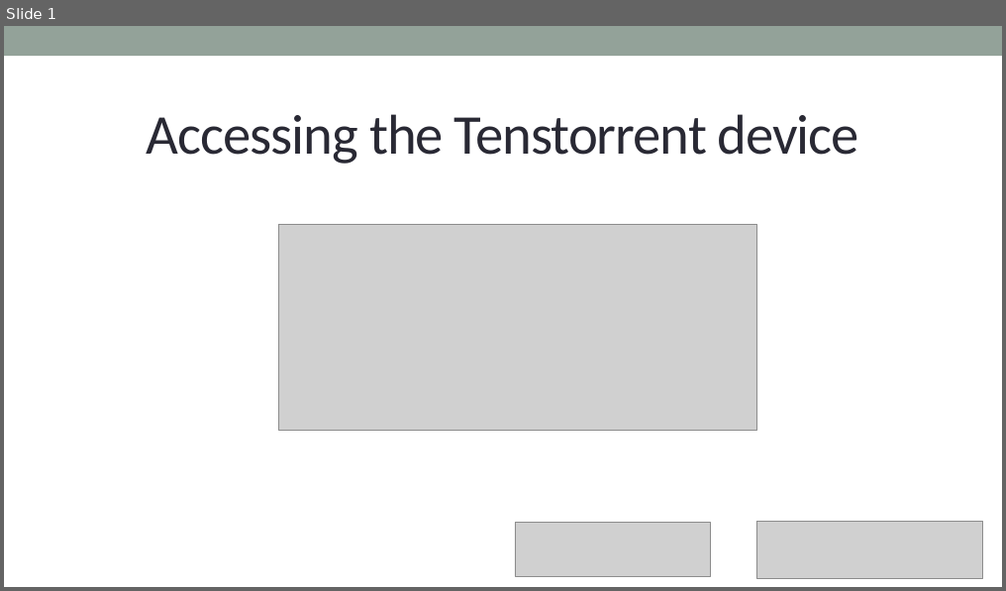
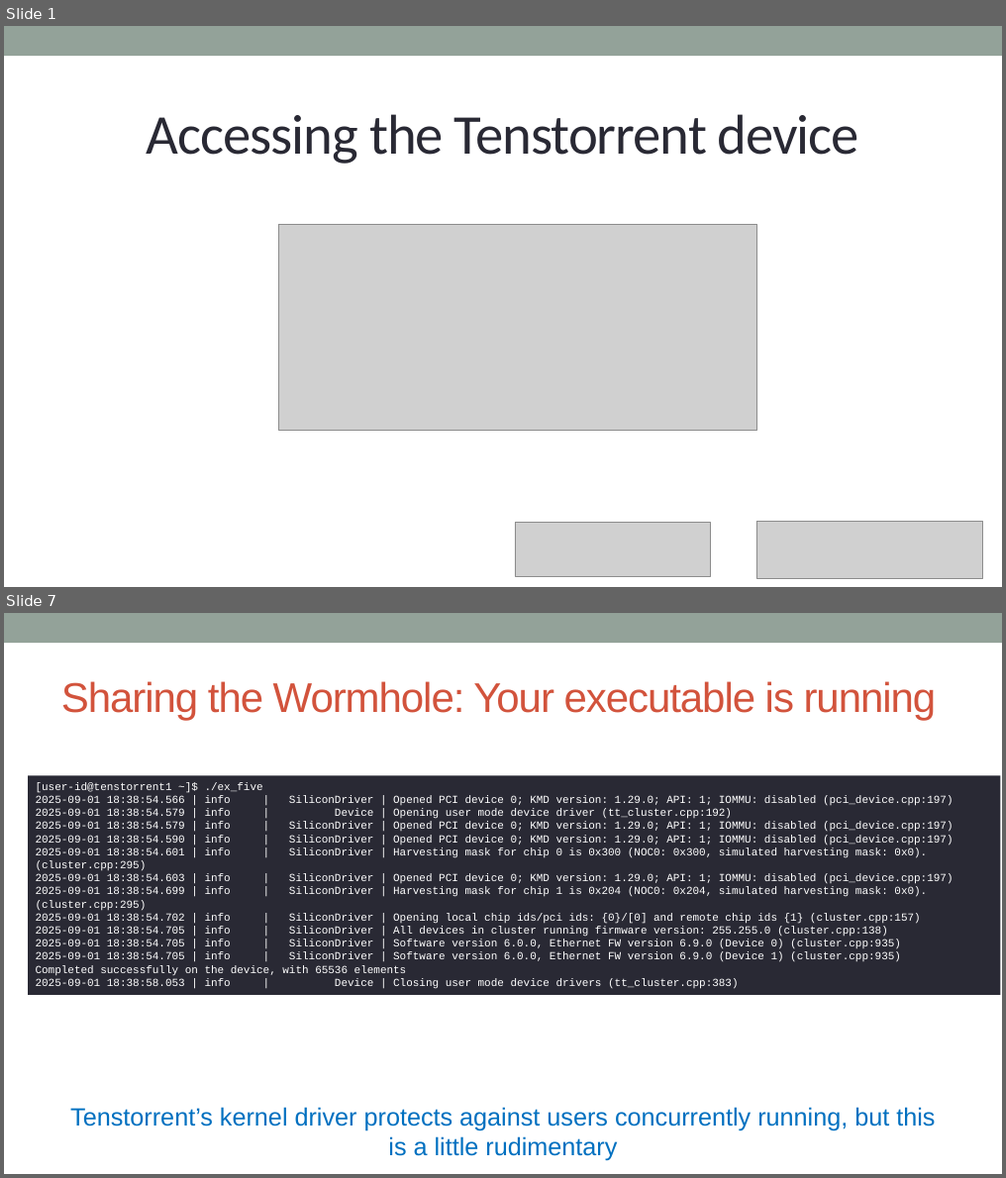
Before and after one commit to owainkenwayucl/tt-tutorial, a slide deck: lectures/src/Accessing Tenstorrent.pptx. Shown one above the other, each under a label of ours: slide 1 before the commit, slides 1 and 7 after it; the slides between them are not shown. The pictures are 1006x591 and 1006x1178 pixels, drawn with LibreOffice and Linux fonts; fonts in the diff are those of the drawing; grey boxes stand for pictures. Boxes give left, top, right and bottom in pixels: in the first picture for what was removed or moved away, otherwise in the second. Text is boxed around its words. In the diff, an @@ line names an element or a change of style, - is before the commit and + after.

```diff
--- a/lectures/src/Accessing Tenstorrent.pptx
+++ b/lectures/src/Accessing Tenstorrent.pptx
@@ slide 7 added at [4,613,1002,1174], background #FFFFFF; not listed: 1 template element that a slide beside it also shows @@
@@ title added at [61,681,937,720], 40 pt, text #D2533C @@
+Sharing the Wormhole: Your executable is running
@@ rectangle added at [28,776,1000,995], fill #292934, 10.5 pt, text #FFFFFF @@
+[user-id@tenstorrent1 ~]$ ./ex_five
+2025-09-01 18:38:54.566 | info | SiliconDriver | Opened PCI device 0; KMD version: 1.29.0; API: 1; IOMMU: disabled (pci_device.cpp:197)
+2025-09-01 18:38:54.579 | info | Device | Opening user mode device driver (tt_cluster.cpp:192)
+2025-09-01 18:38:54.579 | info | SiliconDriver | Opened PCI device 0; KMD version: 1.29.0; API: 1; IOMMU: disabled (pci_device.cpp:197)
+2025-09-01 18:38:54.590 | info | SiliconDriver | Opened PCI device 0; KMD version: 1.29.0; API: 1; IOMMU: disabled (pci_device.cpp:197)
+2025-09-01 18:38:54.601 | info | SiliconDriver | Harvesting mask for chip 0 is 0x300 (NOC0: 0x300, simulated harvesting mask: 0x0). (cluster.cpp:295)
+2025-09-01 18:38:54.603 | info | SiliconDriver | Opened PCI device 0; KMD version: 1.29.0; API: 1; IOMMU: disabled (pci_device.cpp:197)
+2025-09-01 18:38:54.699 | info | SiliconDriver | Harvesting mask for chip 1 is 0x204 (NOC0: 0x204, simulated harvesting mask: 0x0). (cluster.cpp:295)
+2025-09-01 18:38:54.702 | info | SiliconDriver | Opening local chip ids/pci ids: {0}/[0] and remote chip ids {1} (cluster.cpp:157)
+2025-09-01 18:38:54.705 | info | SiliconDriver | All devices in cluster running firmware version: 255.255.0 (cluster.cpp:138)
+2025-09-01 18:38:54.705 | info | SiliconDriver | Software version 6.0.0, Ethernet FW version 6.9.0 (Device 0) (cluster.cpp:935)
+2025-09-01 18:38:54.705 | info | SiliconDriver | Software version 6.0.0, Ethernet FW version 6.9.0 (Device 1) (cluster.cpp:935)
+Completed successfully on the device, with 65536 elements
+2025-09-01 18:38:58.053 | info | Device | Closing user mode device drivers (tt_cluster.cpp:383)
@@ text added at [70,1107,935,1161], 24 pt, text #0070C0 @@
+Tenstorrent’s kernel driver protects against users concurrently running, but this is a little rudimentary
```
Also in this commit, not shown: 2 slides changed, 4 other slides added, 3 other files.
